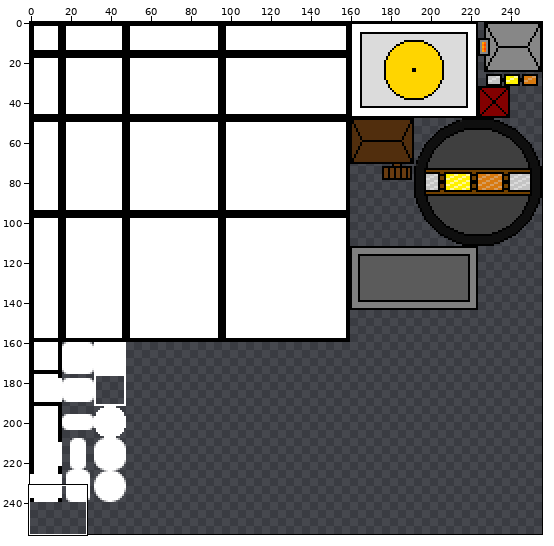
Edited in one commit: sprite sheet (CityBuilder/Content/Initial-Spritesheet.png). Above: a wide view before the commit, with the close-up outlined.
Close-up. Old version:
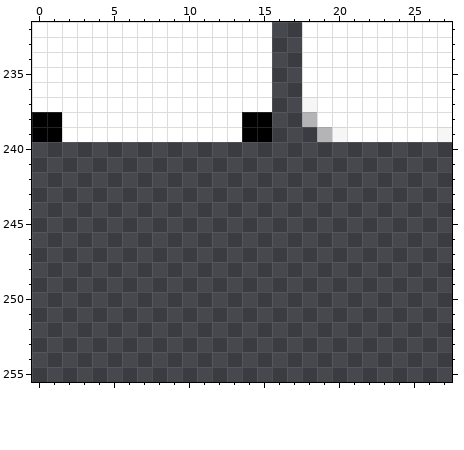
The file is 256x256 pixels. Pixels under 10% opacity are left out. Colours within 5 levels of each other are drawn and written as one. Shown: x 0..27, y 232..255.
After the commit:
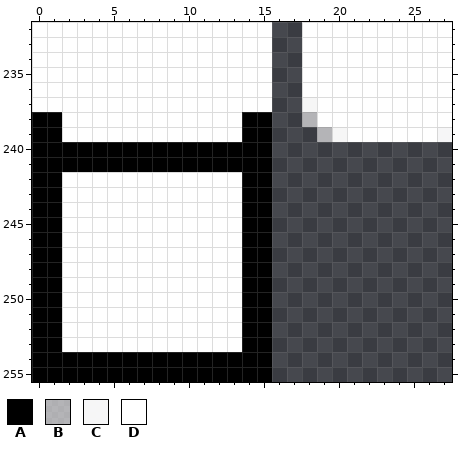
Palette (. is transparent): A #000000  B #ffffff97  C #fffffff3  D #ffffff
Edits made:
There is now colour A in rows 240 to 241 at x 0 to 15; in rows 242 to 253 at x 0 to 1 and 14 to 15; in rows 254 to 255 at x 0 to 15.
There is now colour D in rows 242 to 253 at x 2 to 13.
Where, in picture pixels (left, top, right, bottom), the same in both close-ups:
added: (32, 142, 272, 382)
